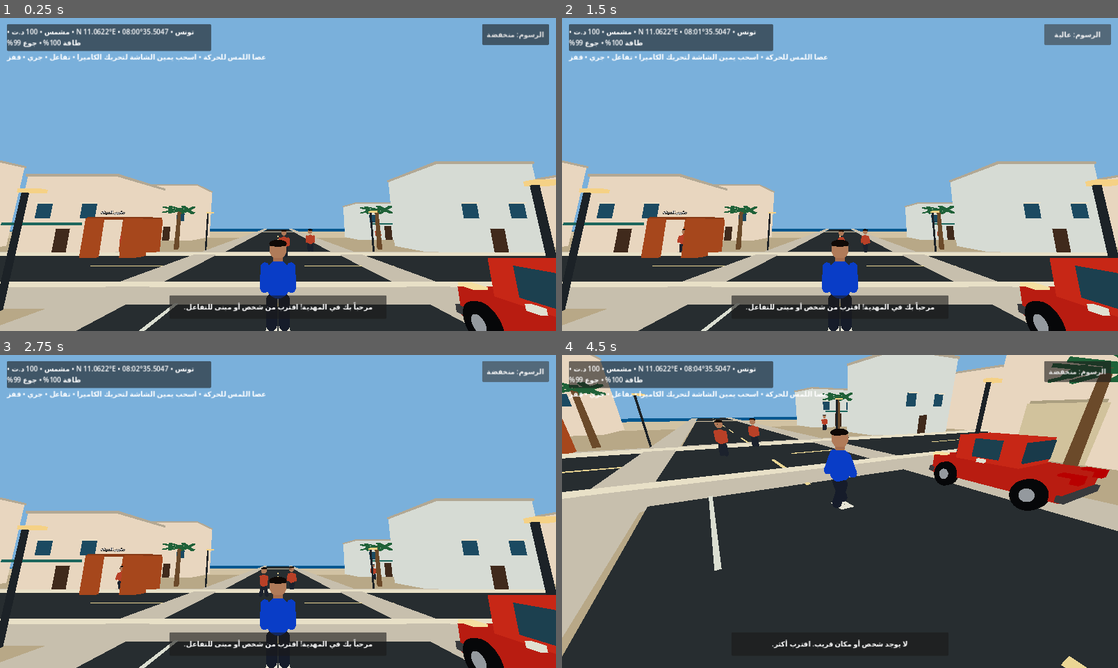
Above: before the commit, frames 1-4 (two rows, left to right).
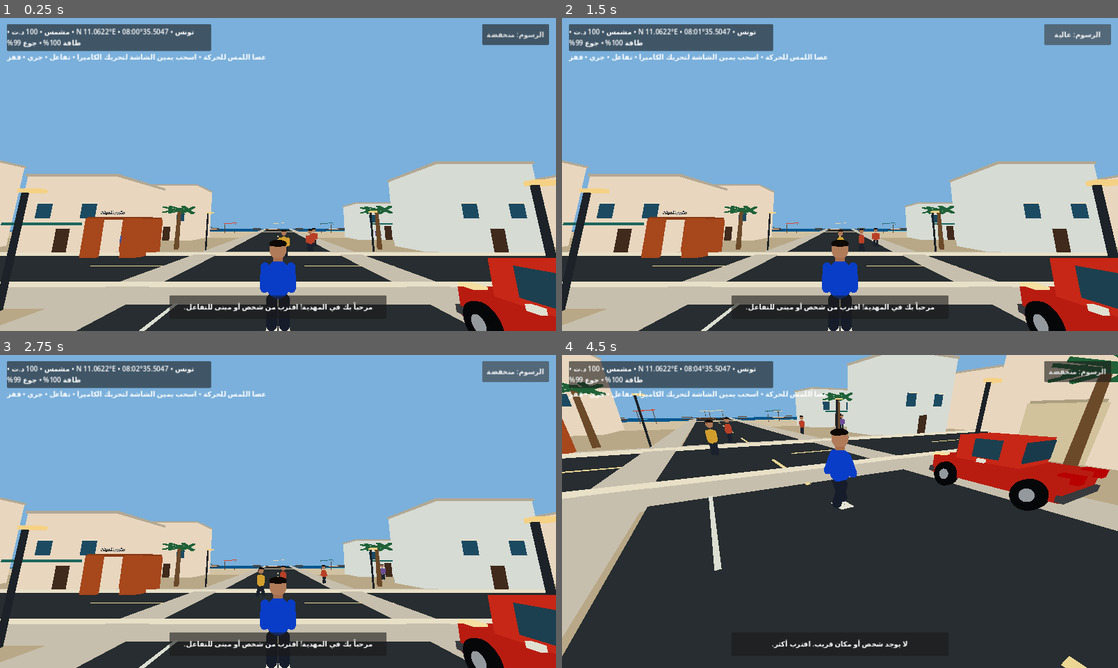
Above: after the commit, the same moments.

Repository: stevennpllk-crypto/REAL-LIFE-MAHDIA
Game: Godot game, scene res://scenes/Main.tscn
Two runs of this game, one before a commit and one after it. Both use one fixed random seed, a clock stepped at 60 frames per second and the inputs below.
Inputs (mouse positions are in pixels of both pictures, inside the frame that each line leads up to):
- Up to frame 1 (0.25 s): no input
- Up to frame 2 (1.5 s): click "الرسوم: منخفضة" at 0.5 s; click "الرسوم: متوسطة" at 1.25 s
- Up to frame 3 (2.75 s): click "الرسوم: عالية" at 2 s
- Up to frame 4 (4.5 s): tap Enter at 2.75 s; move the mouse to (867, 511) at 2.77 s; hold W (move_forward) from 2.78 s (still down); tap E (interact) at 2.85, 4.35 s; tap Space (jump) at 3.02, 3.77 s; move the mouse to (812, 511) at 3.52 s; tap Shift (run) at 3.6 s; move the mouse to (851, 505) at 4.27 s

The runs differ from the first frame. In frame 1, 0.1% of the frame differs, in the area x 21-69%, y 65-74%; in frame 2, 0.2%; in frame 3, 0.4%; in frame 4, 0.6%, in the area x 10-51%, y 17-30%.

Commit message:
Improve Mahdia waterfront scenery and spawn distinct AI residents

Diff:
--- a/scripts/main.gd
+++ b/scripts/main.gd
@@ -112,6 +112,35 @@
 	# Mediterranean sea and a pale coastal promenade.
 	_box(self, Vector3(180, 0.16, 38), Vector3(0, -0.02, -78), Color(0.035, 0.34, 0.56))
 	_box(self, Vector3(180, 0.18, 5), Vector3(0, 0.04, -57), Color(0.82, 0.76, 0.64))
+	_create_coastal_scenery()
+
+func _create_coastal_scenery() -> void:
+	# A small Mediterranean waterfront set: boats, wave crests, benches and shade.
+	for i in range(3):
+		var x := -25.0 + float(i) * 23.0
+		var z := -76.0 - float(i % 2) * 5.0
+		_box(self, Vector3(5.8, 0.42, 2.0), Vector3(x, 0.18, z), Color(0.32, 0.20, 0.13))
+		_box(self, Vector3(3.6, 0.12, 1.7), Vector3(x, 0.43, z), Color(0.92, 0.88, 0.77))
+		_box(self, Vector3(0.12, 2.1, 0.12), Vector3(x, 1.48, z), Color(0.34, 0.24, 0.15))
+		_box(self, Vector3(2.8, 0.08, 1.5), Vector3(x, 2.45, z), Color(0.88, 0.82, 0.68))
+	for i in range(10):
+		var wave := MeshInstance3D.new()
+		var wave_mesh := BoxMesh.new()
+		wave_mesh.size = Vector3(randf_range(3.0, 8.0), 0.025, 0.07)
+		wave.mesh = wave_mesh
+		wave.position = Vector3(randf_range(-82.0, 82.0), 0.075, -62.0 - float(i) * 2.5)
+		wave.material_override = _material(Color(0.42, 0.76, 0.82))
+		add_child(wave)
+	for i in range(4):
+		var x := -18.0 + float(i) * 12.0
+		_box(self, Vector3(2.2, 0.12, 0.55), Vector3(x, 0.72, -54.0), Color(0.40, 0.23, 0.12))
+		_box(self, Vector3(2.2, 0.12, 0.12), Vector3(x, 1.18, -54.22), Color(0.40, 0.23, 0.12))
+	for i in range(3):
+		var x := -13.0 + float(i) * 13.0
+		var canopy := _box(self, Vector3(3.2, 0.12, 3.2), Vector3(x, 2.55, -50.5), [Color(0.86, 0.28, 0.18), Color(0.92, 0.84, 0.66), Color(0.16, 0.42, 0.48)][i])
+		canopy.rotation.z = 0.08
+		for side in [-1.0, 1.0]:
+			_box(self, Vector3(0.10, 2.5, 0.10), Vector3(x + side * 1.35, 1.25, -50.5), Color(0.35, 0.26, 0.18))
 
 func _build_town() -> void:
 	# Main asphalt streets crossing a compact Mahdia-inspired neighborhood.
@@ -224,11 +253,16 @@
 	add_child(player)
 
 func _spawn_residents() -> void:
-	for i in range(6):
+	var personalities := ["friendly", "shy", "busy", "curious", "grumpy", "friendly", "curious", "busy"]
+	var jobs := ["fisher", "shopkeeper", "mechanic", "student", "resident", "cook", "driver", "resident"]
+	for i in range(personalities.size()):
 		var npc := CharacterBody3D.new()
 		npc.set_script(NPC_SCRIPT)
-		npc.position = Vector3(randf_range(-24,24), 0, randf_range(-20,20))
-		npc.display_name = "Resident %02d" % (i + 1)
+		npc.position = Vector3(randf_range(-24, 24), 0, randf_range(-20, 20))
+		npc.display_name = ["سامي", "مريم", "أيمن", "ليلى", "منير", "آمنة", "يوسف", "سارة"][i]
+		npc.personality = personalities[i]
+		npc.occupation = jobs[i]
+		npc.set_ai_context(player, world_systems, Vector3(-28.0 + float(i) * 8.0, 0, -15.0 + float(i % 3) * 10.0), i)
 		add_child(npc)
 
 func _spawn_vehicle() -> void:
